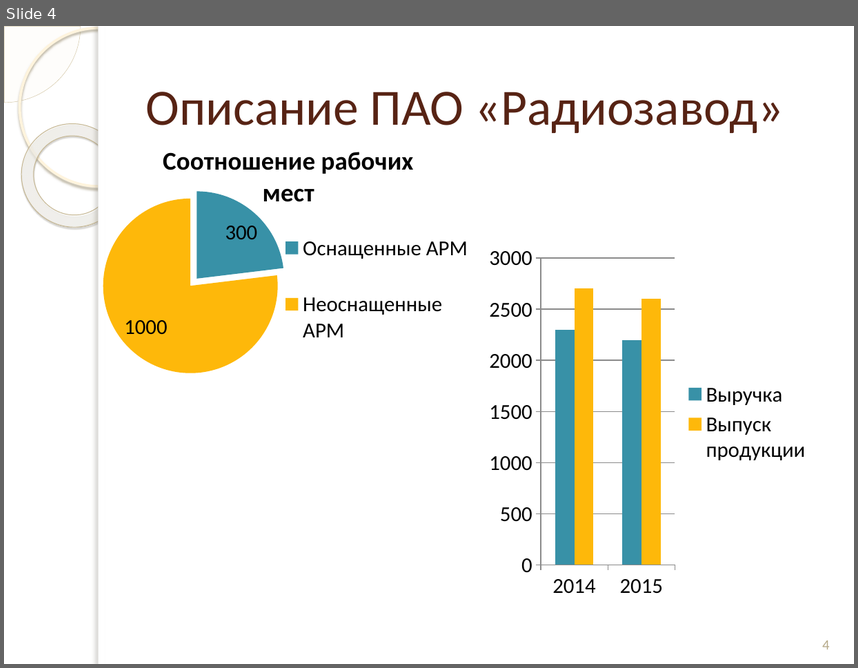
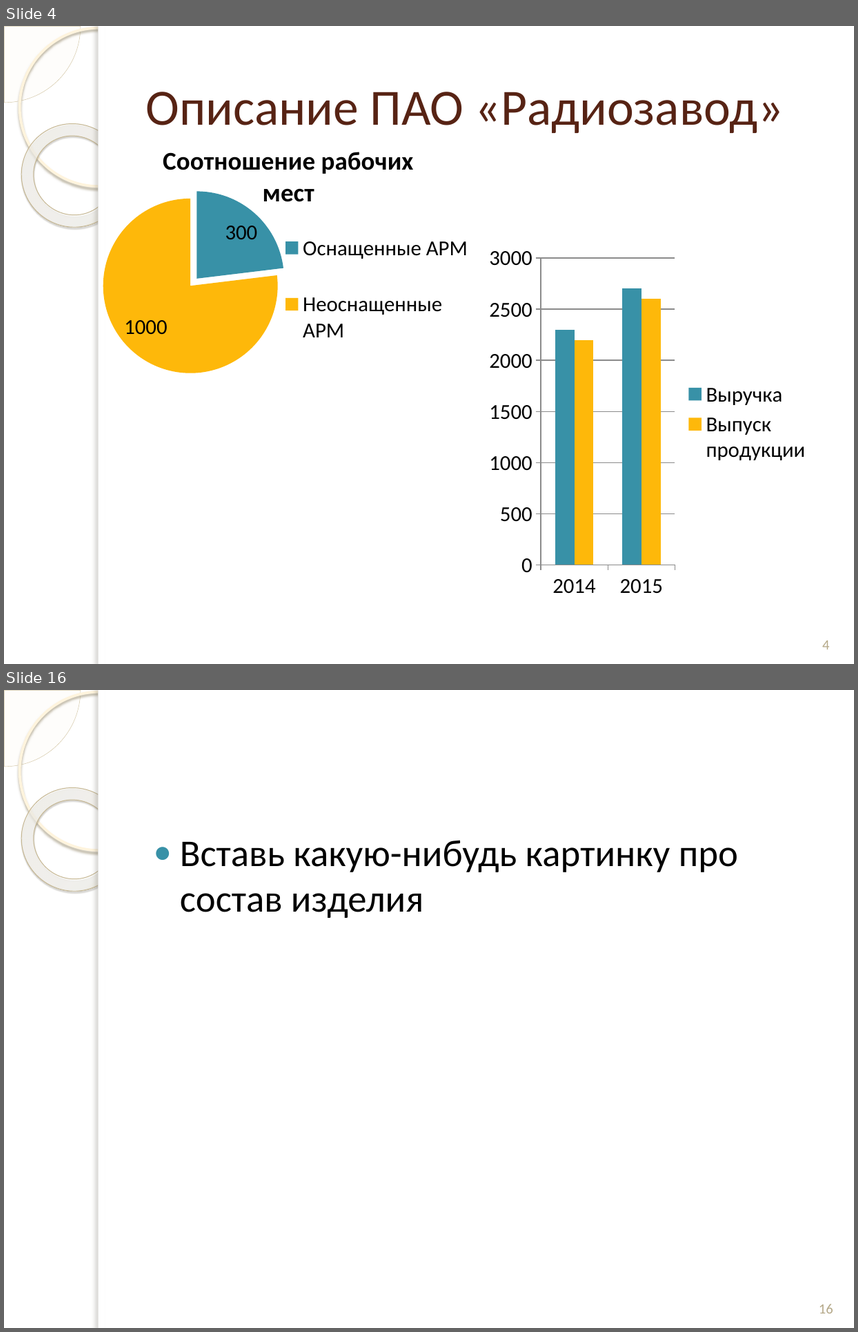
Before and after one commit to andreytemn/university, a slide deck: diplom/презентация к отчету.pptx. Shown one above the other, each under a label of ours: slide 4 before the commit, slides 4 and 16 after it; the slides between them are not shown. The pictures are 858x668 and 858x1332 pixels, drawn with LibreOffice and Linux fonts; fonts in the diff are those of the drawing; background and template pictures are left out. Boxes give left, top, right and bottom in pixels: in the first picture for what was removed or moved away, otherwise in the second. Text is boxed around its words. In the diff, an @@ line names an element or a change of style, - is before the commit and + after.

```diff
--- a/diplom/презентация к отчету.pptx
+++ b/diplom/презентация к отчету.pptx
@@ slide 16 added at <box>4,690,854,1328</box>, background picture (left out); not listed: 5 template elements that a slide beside it also shows @@
@@ text added at <box>180,840,738,918</box>, 32 pt, text #000000 @@
+● Вставь какую-нибудь картинку про состав изделия
@@ page number added at <box>819,1303,833,1313</box>, 12 pt, text #B6A98A @@
+16
@@ slide 4 changed as well @@
@@ column chart at <box>483,238,819,606</box> @@
@@ Выручка, 2015: 2200 to 2700 @@
@@ Выпуск продукции, 2014: 2700 to 2200 @@
```
Also in this commit, not shown: 14 other slides added, 2 other files.
